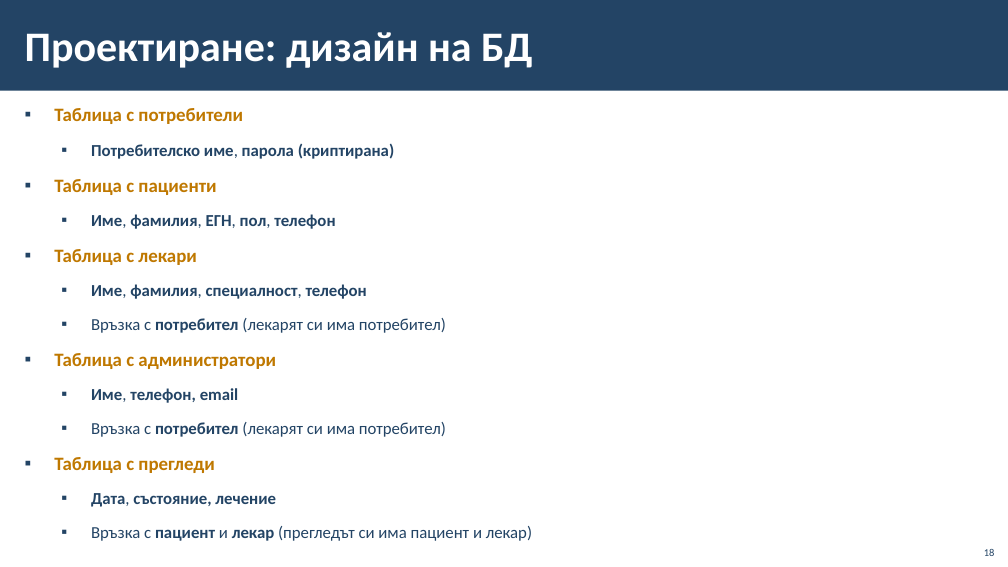
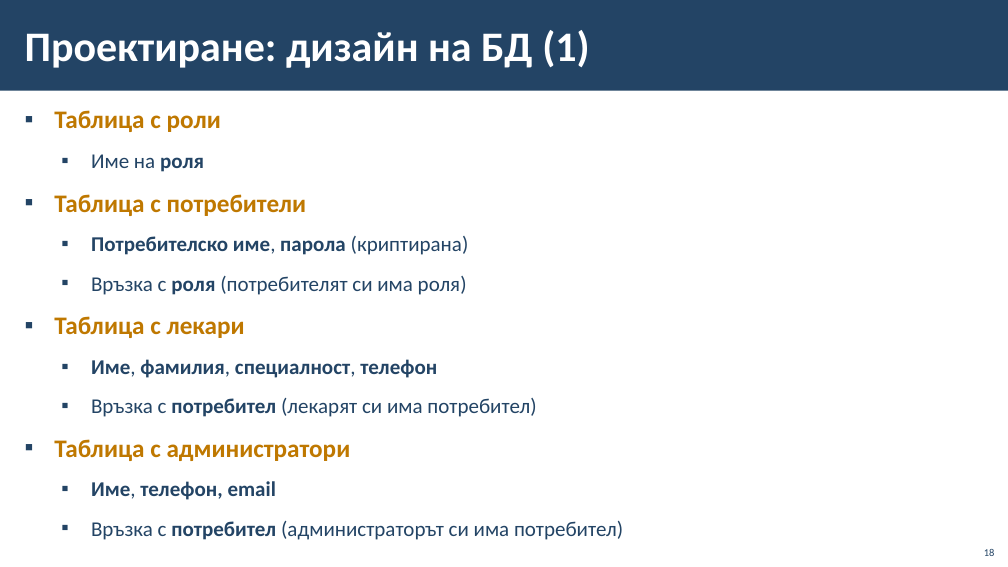
Before and after one commit to BG-IT-Edu/School-Programming, a slide deck: slide 18 of Courses/Software-Sciences/Module-4-Information-Systems-New/09-Lifecycle-of-Information-System/09-Lifecycle-of-Information-System.pptx. Drawn at 1008x567 pixels with LibreOffice and Linux fonts; fonts in the diff are those of the drawing; background and template pictures are left out. Boxes give left, top, right and bottom in pixels: in the first picture for what was removed or moved away, otherwise in the second. Text is boxed around its words. In the diff, an @@ line names an element or a change of style, - is before the commit and + after.

```diff
--- a/Courses/Software-Sciences/Module-4-Information-Systems-New/09-Lifecycle-of-Information-System/09-Lifecycle-of-Information-System.pptx
+++ b/Courses/Software-Sciences/Module-4-Information-Systems-New/09-Lifecycle-of-Information-System/09-Lifecycle-of-Information-System.pptx
@@ title at (25,30,589,68): text changed @@
-Проектиране: дизайн на БД
+Проектиране: дизайн на БД (1)
@@ text at (54,110,221,172): paragraphs added @@
+▪ Таблица с роли
+  ▪ Име на роля
@@ text at (54,194,536,500): size 18 to 24 pt in "Таблица с потребители", "Таблица с лекари", "Таблица с администратори"; size 16 to 20 pt in "Потребителско име, парола (криптирана)", "Име, фамилия, специалност, телефон", "Връзка с потребител (лекарят си има потребител)", "Име, телефон, email"; bold off in "(криптирана)" @@
@@ text at (91,276,467,295): text changed; size 16 to 20 pt; bold off @@
-▪ Таблица с пациенти
-  ▪ Име, фамилия, ЕГН, пол, телефон
+  ▪ Връзка с роля (потребителят си има роля)
@@ text at (91,521,623,540): text changed; size 16 to 20 pt @@
-  ▪ Връзка с потребител (лекарят си има потребител)
-▪ Таблица с прегледи
-  ▪ Дата, състояние, лечение
-  ▪ Връзка с пациент и лекар (прегледът си има пациент и лекар)
+  ▪ Връзка с потребител (администраторът си има потребител)
```
Also in this commit, not shown: 2 other slides changed, 1 slide added.
